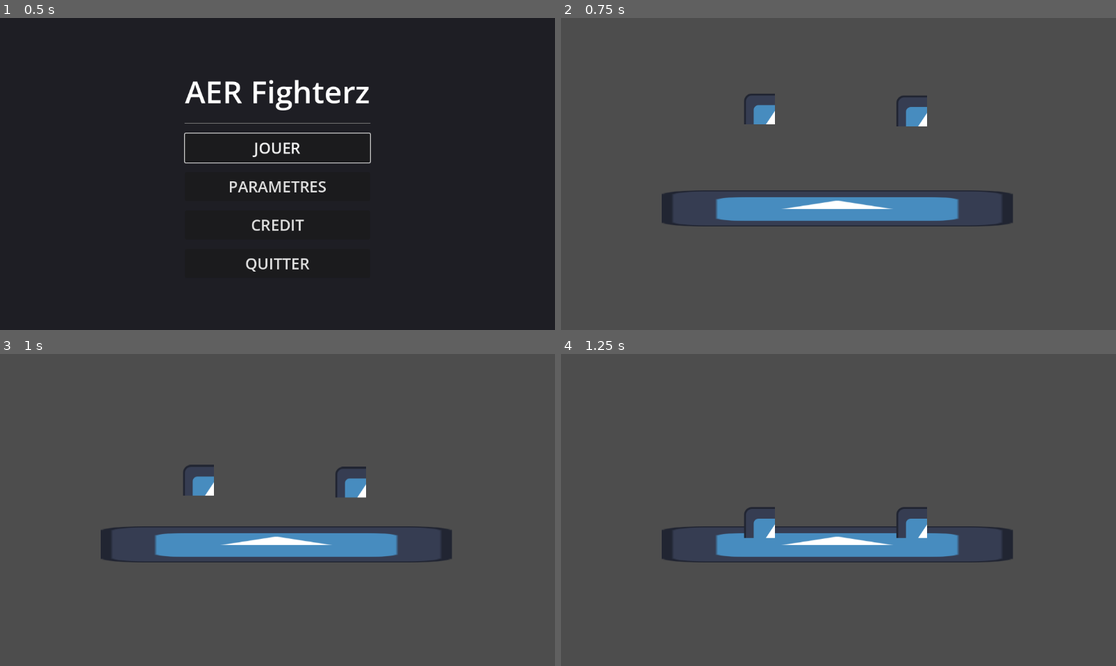
Above: before the commit, frames 1-4 (two rows, left to right).
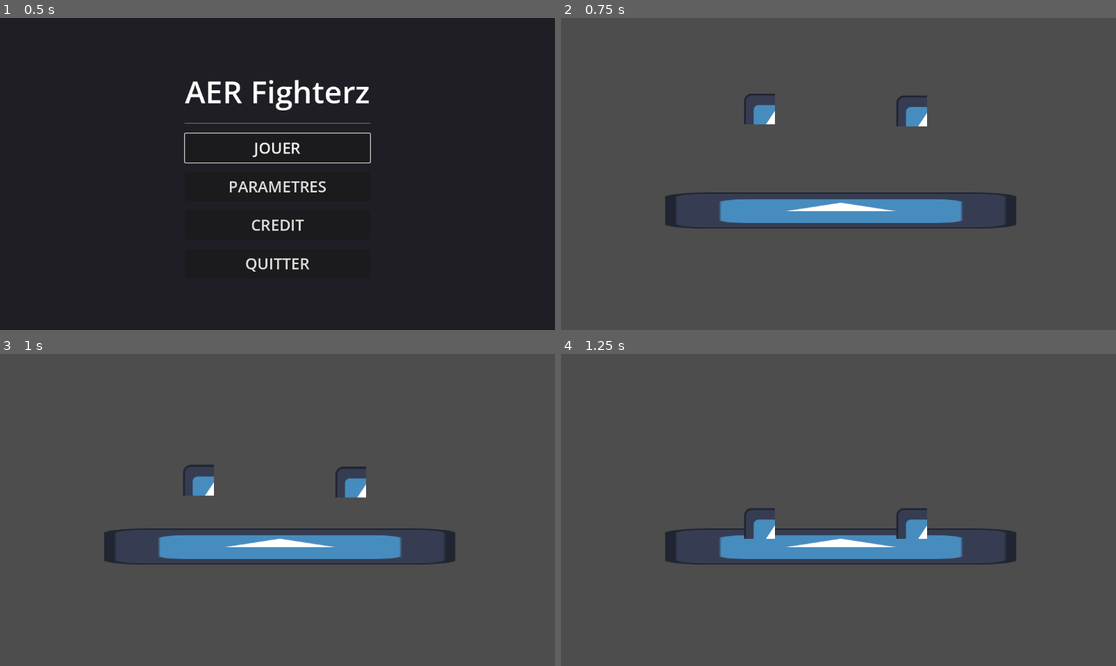
Above: after the commit, the same moments.

Repository: Alexnex31/Game-JAM-epitech
Game: Godot game, scene res://src/scenes/MainMenu.tscn
Two runs of this game, one before a commit and one after it. Both use one fixed random seed, a clock stepped at 60 frames per second and the inputs below. The engine's default icon, where the game draws it, is replaced by a stand-in: a white triangle on a blue panel in a dark square.
Inputs:
- Up to frame 1 (0.5 s): no input
- Up to frame 2 (0.75 s): click "JOUER" at 0.5 s
- Up to frame 3 (1 s): no input
- Up to frame 4 (1.25 s): no input

Frame 1 is identical in both runs. In frame 2, 2.2% of the frame differs, in the area x 18-82%, y 55-68%; in frame 3, 2.2%; in frame 4, 2.2%.

Commit message:
UPDATE: arena position

Diff:
--- a/fighting-game/brouillon_arena.tscn
+++ b/fighting-game/brouillon_arena.tscn
@@ -37,15 +37,14 @@
 shape = SubResource("RectangleShape2D_lyn1t")
 
 [node name="arena" type="StaticBody2D" parent="." unique_id=1560683133]
+position = Vector2(200, 300)
 collision_mask = 0
 
 [node name="CollisionShape2D" type="CollisionShape2D" parent="arena" unique_id=301887900]
-position = Vector2(195, 298)
 shape = SubResource("RectangleShape2D_paolq")
 one_way_collision = true
 
 [node name="Sprite2D" type="Sprite2D" parent="arena" unique_id=2114266719]
-position = Vector2(192.5, 295.5)
 scale = Vector2(5.6953125, 0.5859375)
 texture = ExtResource("3_da5vq")
 
